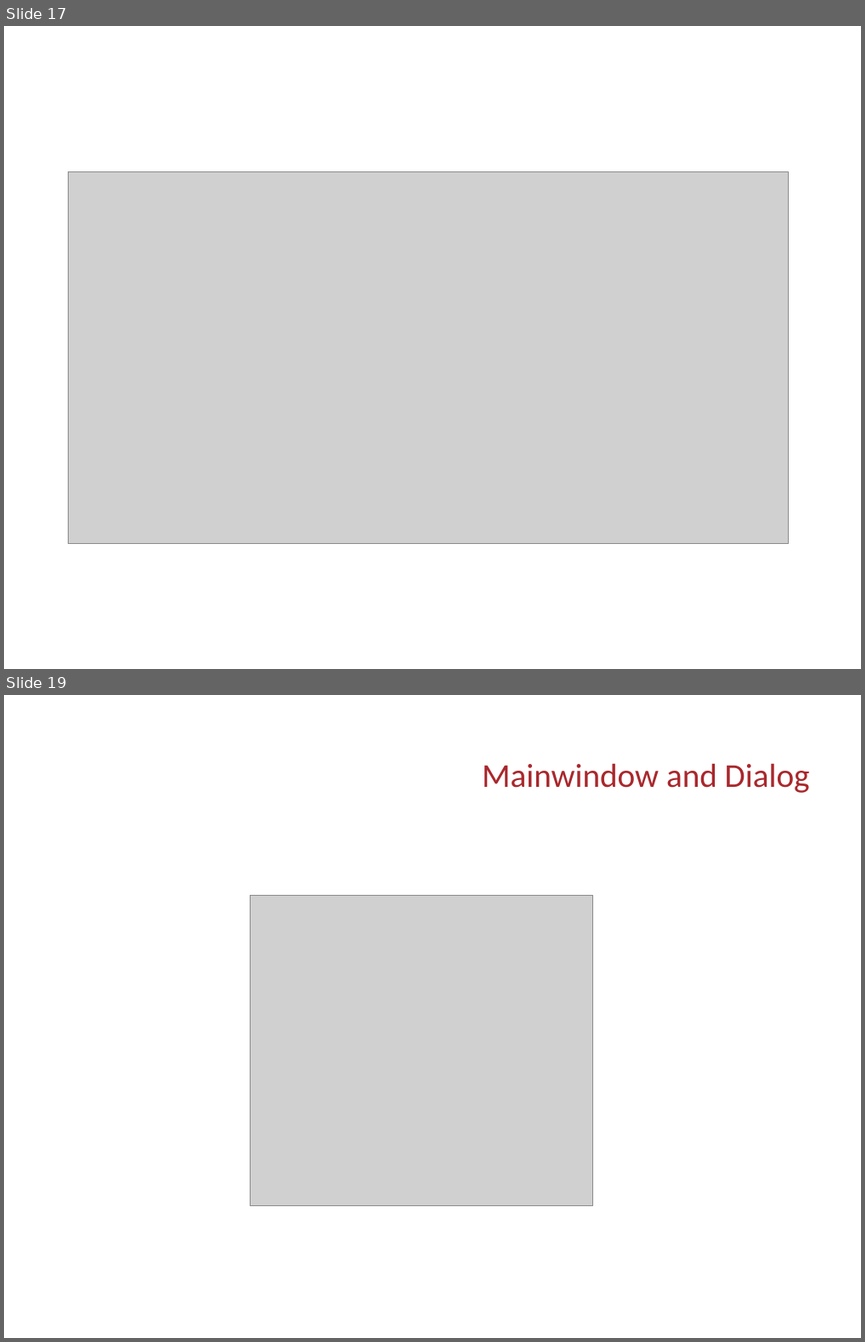
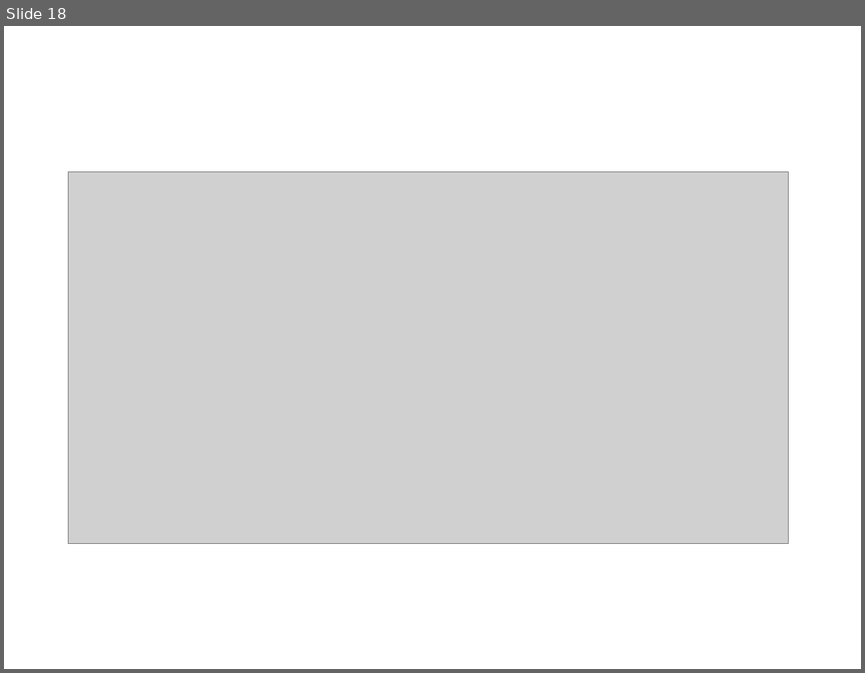
Before and after one commit to Changhe160/Changhe160.github.io, a slide deck: teachingRes/Cplusplus/Qt编程简介.ppt. Shown one above the other, each under a label of ours: slides 17 and 19 before the commit, slide 18 after it; the slides between them are not shown. The pictures are 865x1342 and 865x673 pixels, drawn with LibreOffice and Linux fonts; fonts in the diff are those of the drawing; grey boxes stand for pictures; background and template pictures are left out. Boxes give left, top, right and bottom in pixels: in the first picture for what was removed or moved away, otherwise in the second. Text is boxed around its words. In the diff, an @@ line names an element or a change of style, - is before the commit and + after.

```diff
--- a/teachingRes/Cplusplus/Qt编程简介.ppt
+++ b/teachingRes/Cplusplus/Qt编程简介.ppt
@@ slide 19 removed at [4, 695, 861, 1338], background picture (left out) @@
@@ title removed at [482, 763, 810, 793] @@
-Mainwindow and Dialog
@@ picture removed at [250, 895, 591, 1205] @@
@@ what was slide 17 is now slide 18 @@
```
Also in this commit, not shown: 15 slides changed, 1 slide added.
